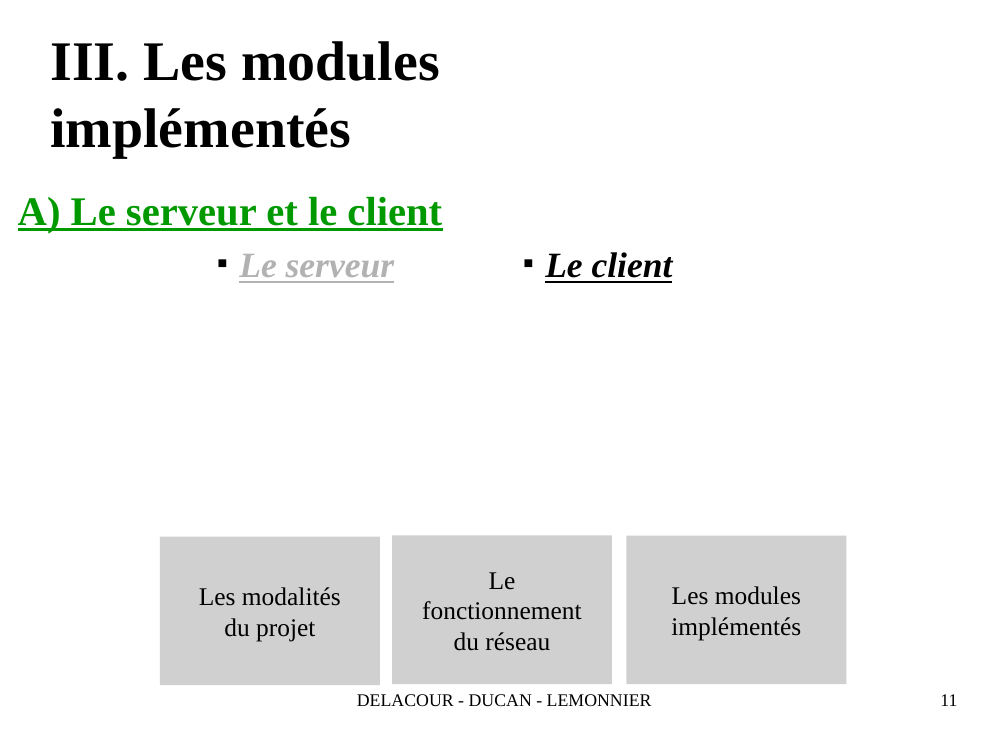
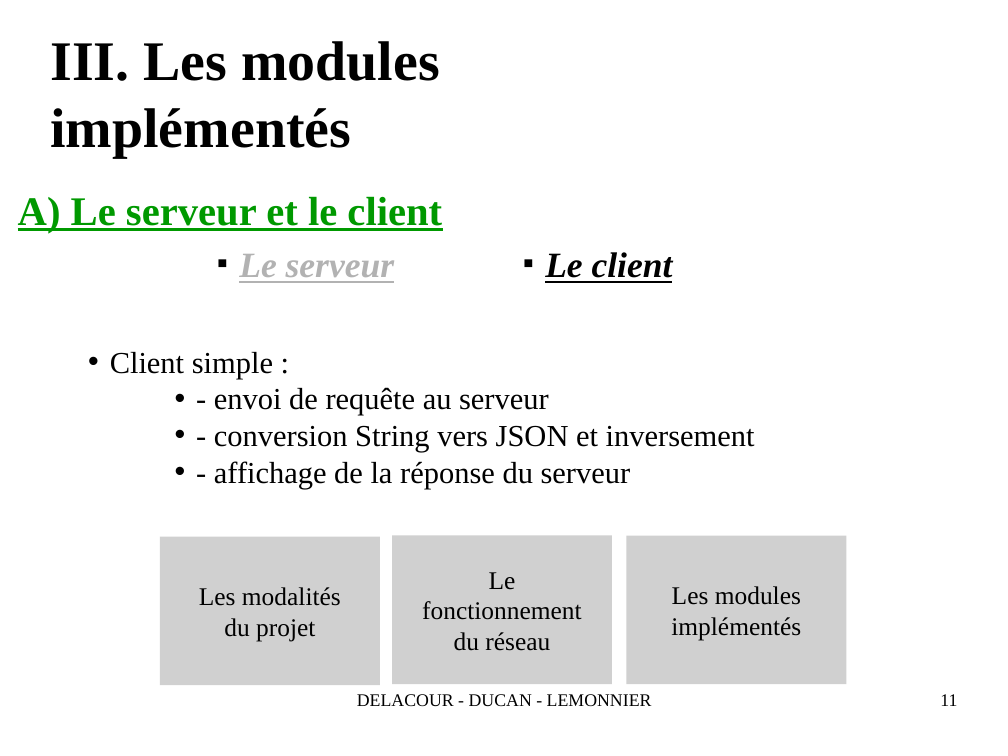
Before and after one commit to QuentinLem/ProjetTech-AutoPilot, a slide deck: slide 11 of doc/SoutenanceProjetReseau2016.odp. Drawn at 1008x756 pixels with LibreOffice and Linux fonts; fonts in the diff are those of the drawing; grey boxes stand for pictures; background and template pictures are left out. Boxes give left, top, right and bottom in pixels: in the first picture for what was removed or moved away, otherwise in the second. Text is boxed around its words. In the diff, an @@ line names an element or a change of style, - is before the commit and + after.

```diff
--- a/doc/SoutenanceProjetReseau2016.odp
+++ b/doc/SoutenanceProjetReseau2016.odp
@@ text added at [110, 352, 755, 489], 24 pt, text #000000 @@
+• Client simple :
+        • - envoi de requête au serveur
+        • - conversion String vers JSON et inversement
+        • - affichage de la réponse du serveur
```
Also in this commit, not shown: 2 other slides changed.
